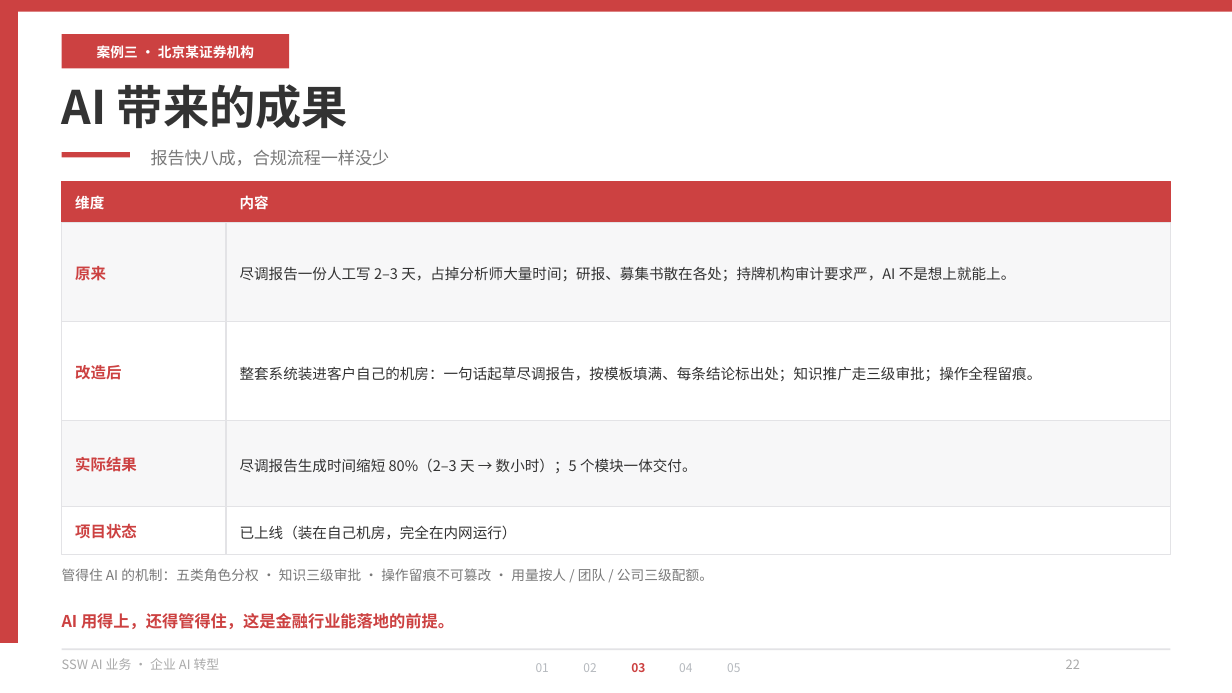
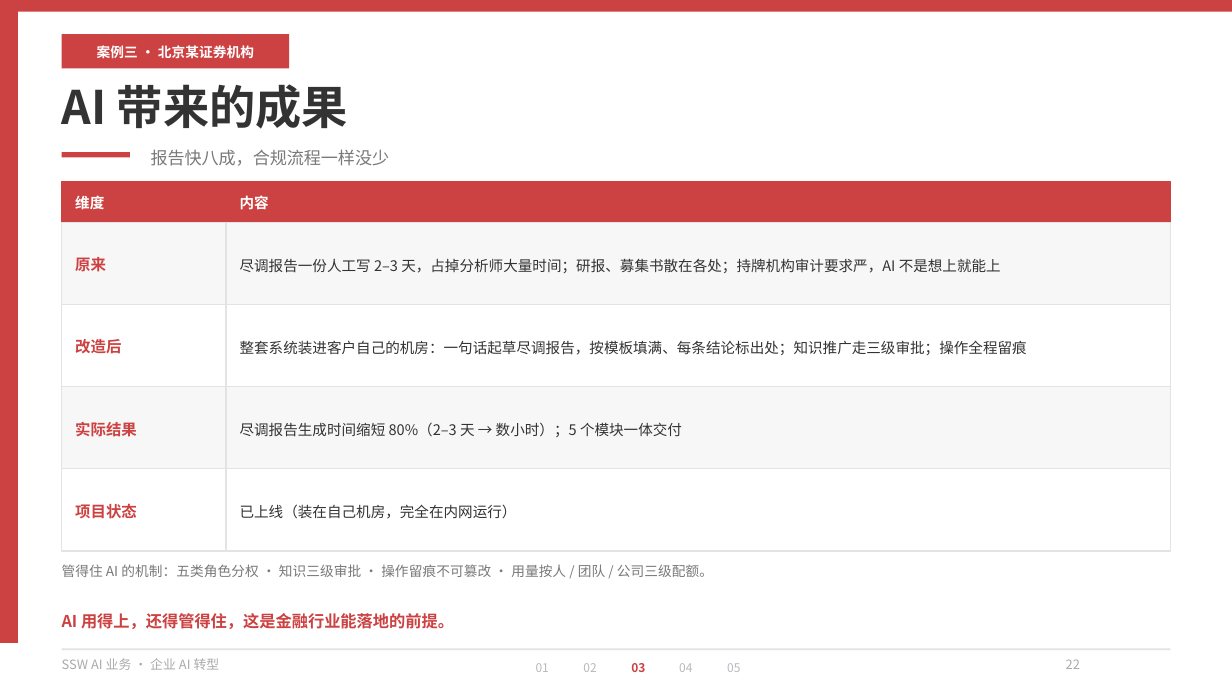
Before and after one commit to hveraus/ssw-business, a slide deck: slide 22 of SSW AI 业务_v2/SSW AI 业务_v3.pptx. Drawn at 1232x693 pixels with LibreOffice and Linux fonts; fonts in the diff are those of the drawing. Boxes give left, top, right and bottom in pixels: in the first picture for what was removed or moved away, otherwise in the second. Text is boxed around its words. In the diff, an @@ line names an element or a change of style, - is before the commit and + after.

```diff
--- a/SSW AI 业务_v2/SSW AI 业务_v3.pptx
+++ b/SSW AI 业务_v2/SSW AI 业务_v3.pptx
@@ rectangle: place and size @@
-rectangle at (62,223,225,323)
+rectangle at (62,223,225,306)
@@ text "原来": place and size @@
-text "原来" at (75,266,106,280)
+text "原来" at (75,257,106,271)
@@ rectangle: place and size @@
-rectangle at (225,223,1170,323)
+rectangle at (225,223,1170,306)
@@ text at (240,258,1001,273): text changed @@
-尽调报告一份人工写 2–3 天，占掉分析师大量时间；研报、募集书散在各处；持牌机构审计要求严，AI 不是想上就能上。
+尽调报告一份人工写 2–3 天，占掉分析师大量时间；研报、募集书散在各处；持牌机构审计要求严，AI 不是想上就能上
@@ rectangle: place and size @@
-rectangle at (62,322,225,421)
+rectangle at (62,304,225,387)
@@ text "改造后": place and size @@
-text "改造后" at (75,365,121,380)
+text "改造后" at (75,339,121,354)
@@ rectangle: place and size @@
-rectangle at (225,322,1170,421)
+rectangle at (225,304,1170,387)
@@ text at (240,340,1027,355): text changed @@
-整套系统装进客户自己的机房：一句话起草尽调报告，按模板填满、每条结论标出处；知识推广走三级审批；操作全程留痕。
+整套系统装进客户自己的机房：一句话起草尽调报告，按模板填满、每条结论标出处；知识推广走三级审批；操作全程留痕
@@ 2 rectangles, 1 text: place and size @@
-2 rectangles, 1 text at (62,421,1170,506)
+2 rectangles, 1 text at (62,387,1170,469)
@@ text at (240,422,682,437): text changed @@
-尽调报告生成时间缩短 80%（2–3 天 → 数小时）；5 个模块一体交付。
+尽调报告生成时间缩短 80%（2–3 天 → 数小时）；5 个模块一体交付
@@ rectangle: place and size @@
-rectangle at (62,506,225,554)
+rectangle at (62,469,225,552)
@@ text "项目状态": place and size @@
-text "项目状态" at (75,524,137,539)
+text "项目状态" at (75,504,137,519)
@@ rectangle: place and size @@
-rectangle at (225,506,1170,554)
+rectangle at (225,469,1170,552)
@@ text "已上线（装在自己机房，完全在内网运行）": place and size @@
-text "已上线（装在自己机房，完全在内网运行）" at (240,525,517,540)
+text "已上线（装在自己机房，完全在内网运行）" at (240,504,517,519)
@@ text "管得住 AI 的机制：五类角色分权 · 知识三级审批 ...": place and size @@
-text "管得住 AI 的机制：五类角色分权 · 知识三级审批 ..." at (62,568,713,581)
+text "管得住 AI 的机制：五类角色分权 · 知识三级审批 ..." at (62,564,713,577)
```
Also in this commit, not shown: 30 other slides changed, 1 slide added, 4 other files.
